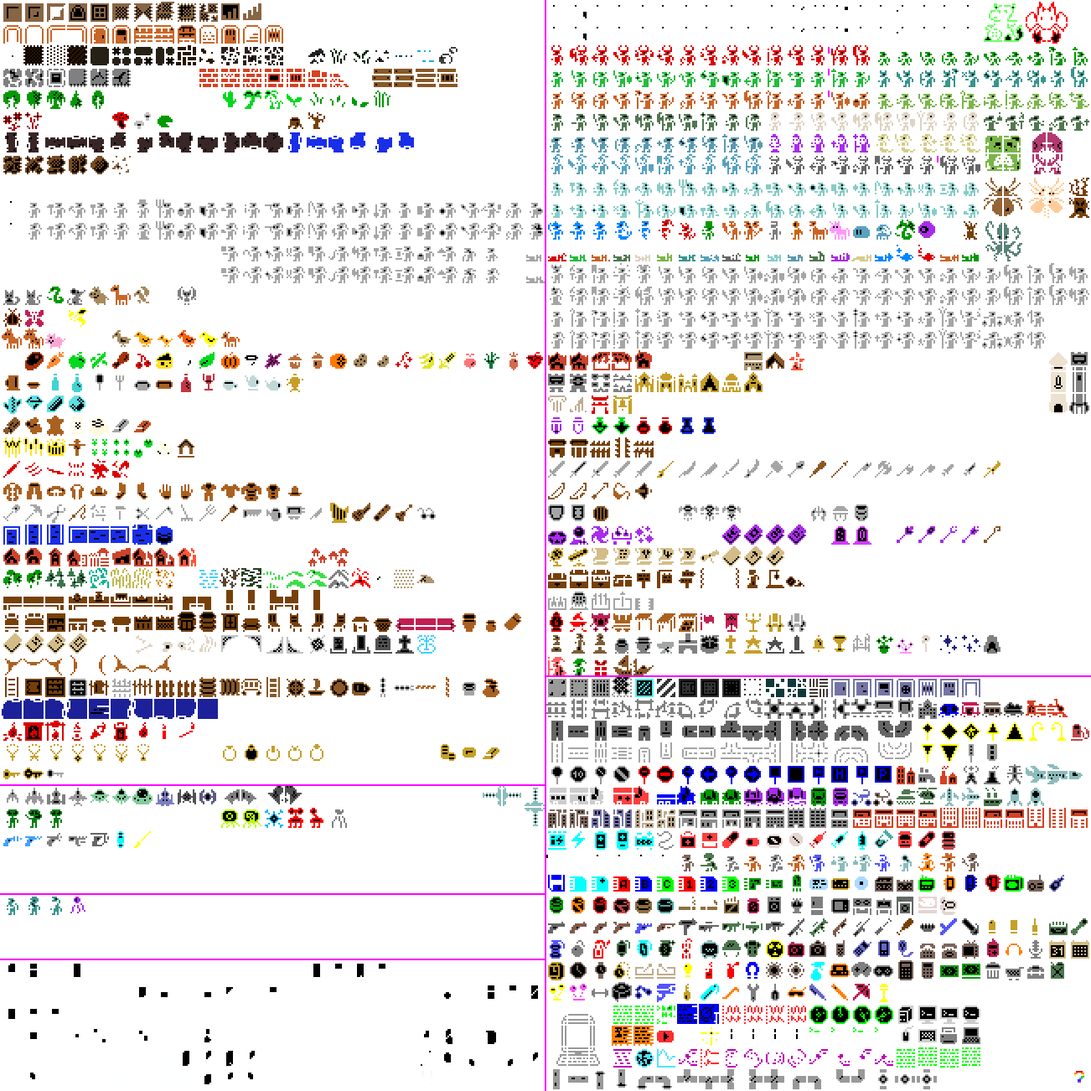
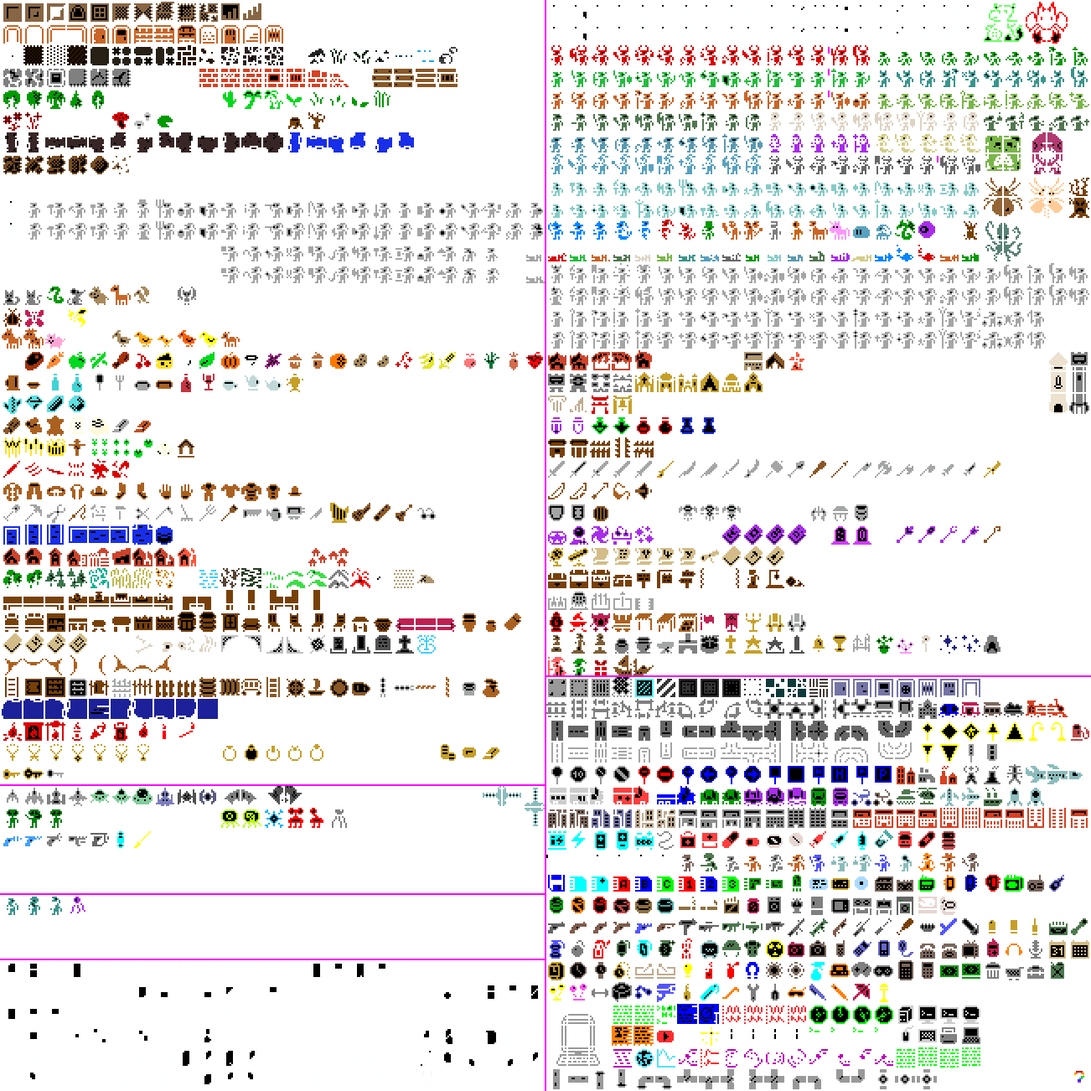
Before/after of a 1091 × 1091 layered artwork. What changed in the layer stack:
painted on "urizen_tiles.png" over [549, 533, 566, 544]
